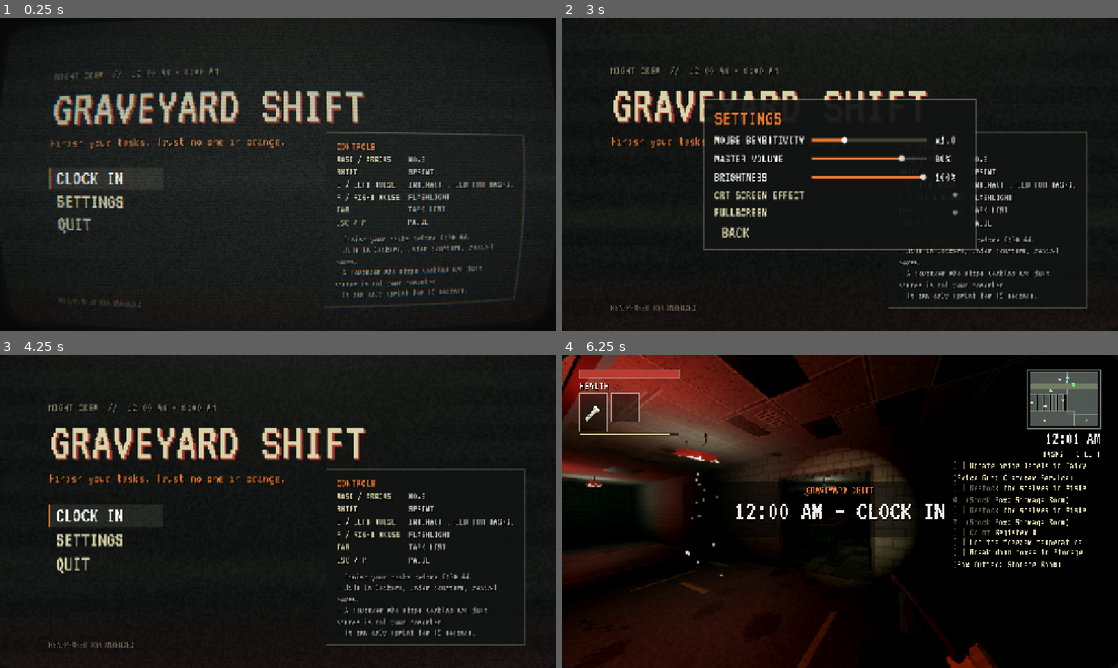
Above: before the commit, frames 1-4 (two rows, left to right).
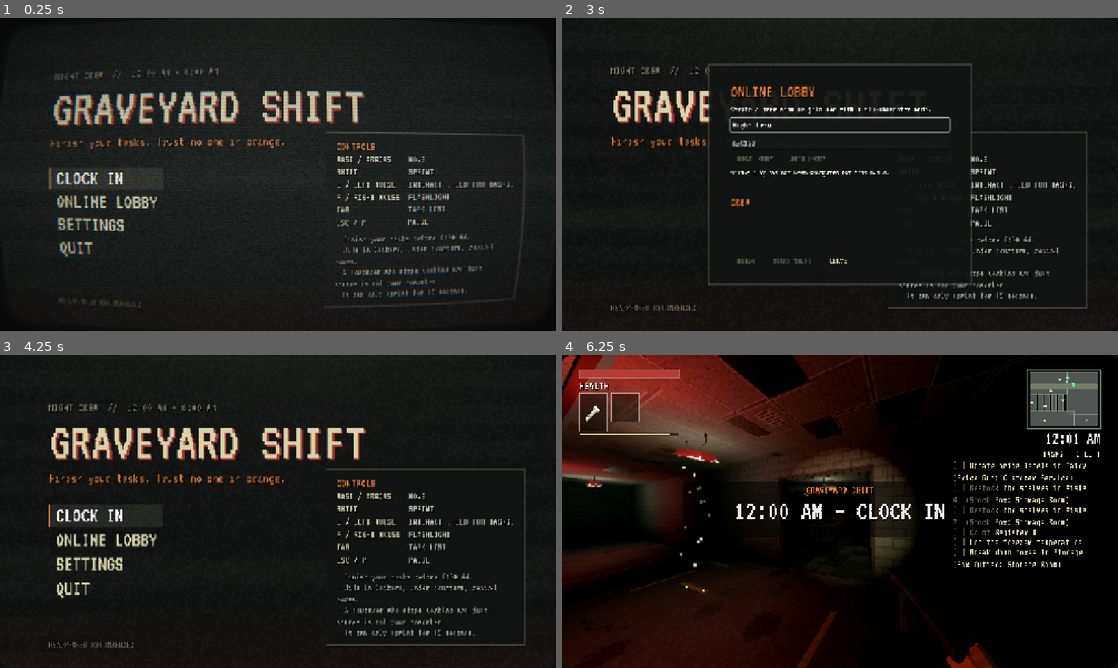
Above: after the commit, the same moments.

Repository: jarmanper/TheBestProject3
Game: Godot game, scene res://scenes/main_menu.tscn
The game is run twice, just before and just after one commit, with the same random seed, the same clock (stepped at 60 frames per second) and the same inputs.
Inputs (mouse positions are in pixels of both pictures, inside the frame that each line leads up to):
- Up to frame 1 (0.25 s): no input
- Up to frame 2 (3 s): click "SETTINGS" at 0.5 s; click "CRT SCREEN EFFECT" at 1.25 s; click "BACK" at 2 s; click (673, 202) at 2.75 s, where only the run after the commit has a clickable "ONLINE LOBBY"
- Up to frame 3 (4.25 s): click "BACK" (after the commit: "LEAVE") at 3.5 s
- Up to frame 4 (6.25 s): tap Enter at 4.25 s; move the mouse to (962, 495) at 4.27 s; hold D (move_right) 4.28-5.03 s; tap F (flashlight) at 4.35 s; click (962, 495) at 4.42 s; move the mouse to (812, 511) at 5.02 s; hold W (move_forward) from 5.03 s (still down); tap E (interact) at 5.1 s; click (812, 511) at 5.17 s; move the mouse to (851, 505) at 5.77 s; hold Shift (sprint) from 5.78 s (still down); click (851, 505) at 5.92 s

The runs differ from the first frame. In frame 1, 1.1% of the frame differs, in the area x 10-29%, y 56-77%; in frame 2, 6.5%, in the area x 25-75%, y 14-86%; in frame 3, 0.9%; in frame 4, 0.1%.

Commit message:
multiplayer: add WebRTC lobby foundation

Diff:
--- /dev/null
+++ b/config/multiplayer.example.json
@@ -0,0 +1,14 @@
+{
+  "signaling_url": "wss://signal.example.com",
+  "max_players": 4,
+  "ice_servers": [
+    {
+      "urls": ["stun:turn.example.com:3478"]
+    },
+    {
+      "urls": ["turns:turn.example.com:5349?transport=tcp"],
+      "username": "REPLACE_WITH_TURN_USERNAME",
+      "credential": "REPLACE_WITH_TURN_CREDENTIAL"
+    }
+  ]
+}
--- a/project.godot
+++ b/project.godot
@@ -21,6 +21,7 @@
 GameState="*res://autoload/game_state.gd"
 Sfx="*res://autoload/sfx.gd"
 Tasks="*res://systems/environment/task_manager.gd"
+MultiplayerSession="*res://systems/network/multiplayer_session.gd"
 
 [display]
 
--- /dev/null
+++ b/systems/network/multiplayer_config.gd
@@ -0,0 +1,80 @@
+extends RefCounted
+## Validated, export-safe WebRTC connection settings. The generated production
+## file is intentionally ignored: every browser can read a Web export's PCK.
+
+const PATH := "res://config/multiplayer.json"
+const DEFAULT_MAX_PLAYERS := 4
+
+var signaling_url := ""
+var ice_servers: Array[Dictionary] = []
+var max_players := DEFAULT_MAX_PLAYERS
+var validation_error := ""
+
+
+func load_config(path := PATH) -> void:
+	if not FileAccess.file_exists(path):
+		validation_error = "Online play has not been configured for this build."
+		return
+	var parsed: Variant = JSON.parse_string(FileAccess.get_file_as_string(path))
+	if not parsed is Dictionary:
+		validation_error = "Online play configuration is not valid JSON."
+		return
+	apply_dictionary(parsed)
+
+
+func apply_dictionary(data: Dictionary) -> void:
+	signaling_url = String(data.get("signaling_url", "")).strip_edges()
+	max_players = clampi(int(data.get("max_players", DEFAULT_MAX_PLAYERS)), 2, 8)
+	ice_servers.clear()
+	validation_error = ""
+	var raw_servers: Variant = data.get("ice_servers", [])
+	if raw_servers is Array:
+		for raw_server: Variant in raw_servers:
+			if not raw_server is Dictionary:
+				continue
+			var urls: Array[String] = []
+			var raw_urls: Variant = raw_server.get("urls", [])
+			if raw_urls is String:
+				urls.append(raw_urls)
+			elif raw_urls is Array:
+				for url: Variant in raw_urls:
+					if url is String and not String(url).strip_edges().is_empty():
+						urls.append(String(url).strip_edges())
+			if urls.is_empty():
+				continue
+			var server: Dictionary = {"urls": urls}
+			var username := String(raw_server.get("username", "")).strip_edges()
+			var credential := String(raw_server.get("credential", ""))
+			if not username.is_empty():
+				server["username"] = username
+			if not credential.is_empty():
+				server["credential"] = credential
+			ice_servers.append(server)
+	_validate()
+
+
+func is_ready() -> bool:
+	return validation_error.is_empty()
+
+
+func webrtc_options() -> Dictionary:
+	return {"iceServers": ice_servers}
+
+
+func _validate() -> void:
+	if not signaling_url.begins_with("wss://"):
+		validation_error = "The signaling URL must use wss://."
+		return
+	if ice_servers.is_empty():
+		validation_error = "At least one STUN or TURN server is required."
+		return
+	var has_turn := false
+	for server in ice_servers:
+		for url: String in server.get("urls", []):
+			if url.begins_with("turn:") or url.begins_with("turns:"):
+				has_turn = true
+				if String(server.get("username", "")).is_empty() or String(server.get("credential", "")).is_empty():
+					validation_error = "TURN requires a username and credential."
+					return
+	if not has_turn:
+		validation_error = "A TURN server is required for reliable online play."
--- /dev/null
+++ b/systems/network/multiplayer_session.gd
@@ -0,0 +1,292 @@
+extends Node
+## Browser WebRTC lobby client. The signaling server only creates rooms and
+## relays SDP/ICE; gameplay packets travel peer-to-peer through WebRTC.
+
+signal status_changed(text: String)
+signal lobby_updated(lobby_code: String, members: Array[Dictionary], host_peer_id: int)
+signal connection_failed(reason: String)
+signal match_started
+
+const PROTOCOL_VERSION := 1
+const MultiplayerConfigData := preload("res://systems/network/multiplayer_config.gd")
+
+enum State { OFFLINE, CONNECTING, IN_LOBBY, MATCH_READY }
+
+var config: Variant = MultiplayerConfigData.new()
+var state := State.OFFLINE
+var local_peer_id := 0
+var host_peer_id := 0
+var lobby_code := ""
+
+var _socket: WebSocketPeer
+var _pending_request: Dictionary = {}
+var _members: Array[Dictionary] = []
+var _connections: Dictionary[int, Object] = {}
+var _mesh: MultiplayerPeer
+
+
+func _ready() -> void:
+	process_mode = Node.PROCESS_MODE_ALWAYS
+	refresh_configuration()
+
+
+func _process(_delta: float) -> void:
+	if _socket == null:
+		return
+	_socket.poll()
+	var socket_state := _socket.get_ready_state()
+	if state == State.CONNECTING:
+		if socket_state == WebSocketPeer.STATE_OPEN:
+			state = State.IN_LOBBY
+			_send(_pending_request)
+			_pending_request.clear()
+			_set_status("Connected to lobby service.")
+		elif socket_state == WebSocketPeer.STATE_CLOSED:
+			_fatal_fail("Could not connect to the lobby service.")
+			return
+	if socket_state != WebSocketPeer.STATE_OPEN:
+		return
+	while _socket.get_available_packet_count() > 0:
+		var payload: Variant = JSON.parse_string(_socket.get_packet().get_string_from_utf8())
+		if payload is Dictionary:
+			_handle_message(payload)
+
+
+func refresh_configuration() -> void:
+	config = MultiplayerConfigData.new()
+	config.load_config()
+	if not config.is_ready():
+		_set_status(config.validation_error)
+
+
+func is_configured() -> bool:
+	return config.is_ready()
+
+
+func configuration_error() -> String:
+	return config.validation_error
+
+
+func members() -> Array[Dictionary]:
+	return _members.duplicate(true)
+
+
+func is_host() -> bool:
+	return local_peer_id != 0 and local_peer_id == host_peer_id
+
+
+func create_lobby(display_name: String) -> void:
+	_begin({"type": "create", "name": _clean_name(display_name), "protocol": PROTOCOL_VERSION})
+
+
+func join_lobby(code: String, display_name: String) -> void:
+	_begin({
+		"type": "join",
+		"lobby": code.strip_edges().to_upper(),
+		"name": _clean_name(display_name),
+		"protocol": PROTOCOL_VERSION,
+	})
+
+
+func set_ready(ready: bool) -> void:
+	if state < State.IN_LOBBY or local_peer_id == 0:
+		return
+	_send({"type": "ready", "ready": ready})
+
+
+func start_match() -> void:
+	if not is_host():
+		_report_error("Only the lobby host can start the shift.")
+		return
+	_send({"type": "start"})
+
+
+func leave_lobby() -> void:
+	if _socket != null and _socket.get_ready_state() == WebSocketPeer.STATE_OPEN:
+		_send({"type": "leave"})
+		_socket.close()
+	_socket = null
+	_reset_transport()
+	_members.clear()
+	lobby_code = ""
+	local_peer_id = 0
+	host_peer_id = 0
+	state = State.OFFLINE
+	_set_status("Online lobby closed.")
+
+
+func _begin(request: Dictionary) -> void:
+	leave_lobby()
+	refresh_configuration()
+	if not config.is_ready():
+		_report_error(config.validation_error)
+		return
+	_pending_request = request
+	_socket = WebSocketPeer.new()
+	var error := _socket.connect_to_url(config.signaling_url)
+	if error != OK:
+		_fatal_fail("Could not open the secure lobby connection: %s" % error_string(error))
+		return
+	state = State.CONNECTING
+	_set_status("Connecting to lobby service…")
+
+
+func _handle_message(message: Dictionary) -> void:
+	match String(message.get("type", "")):
+		"lobby_state":
+			_apply_lobby_state(message)
+		"signal":
+			var data: Variant = message.get("data", {})
+			if data is Dictionary:
+				_handle_webrtc_signal(int(message.get("from", 0)), data)
+		"match_started":
+			state = State.MATCH_READY
+			_set_status("All peers are connected. The shift can begin.")
+			match_started.emit()
+		"lobby_closed":
+			_fatal_fail("The host closed the lobby.")
+		"error":
+			_report_error(String(message.get("message", "The lobby service rejected that request.")))
+
+
+func _apply_lobby_state(message: Dictionary) -> void:
+	lobby_code = String(message.get("lobby", ""))
+	local_peer_id = int(message.get("self", 0))
+	host_peer_id = int(message.get("host", 0))
+	_members.clear()
+	var raw_members: Variant = message.get("members", [])
+	if raw_members is Array:
+		for member: Variant in raw_members:
+			if member is Dictionary:
+				_members.append(member)
+	_sync_webrtc_mesh()
+	lobby_updated.emit(lobby_code, members(), host_peer_id)
+	_set_status("Lobby %s — %d/%d crew connected." % [lobby_code, _members.size(), config.max_players])
+
+
+func _sync_webrtc_mesh() -> void:
+	if local_peer_id <= 0 or not ClassDB.class_exists(&"WebRTCMultiplayerPeer") or not ClassDB.class_exists(&"WebRTCPeerConnection"):
+		return
+	if _mesh == null:
+		var candidate: Object = ClassDB.instantiate(&"WebRTCMultiplayerPeer")
+		if not candidate is MultiplayerPeer:
+			_fatal_fail("This build does not include the WebRTC transport.")
+			return
+		_mesh = candidate as MultiplayerPeer
+		var create_error: int = _mesh.call(&"create_mesh", local_peer_id)
+		if create_error != OK:
+			_fatal_fail("Could not initialize WebRTC: %s" % error_string(create_error))
+			return
+		multiplayer.multiplayer_peer = _mesh
+	var active_peer_ids: Dictionary[int, bool] = {}
+	for member in _members:
+		var peer_id: int = int(member.get("id", 0))
+		if peer_id <= 0 or peer_id == local_peer_id:
+			continue
+		active_peer_ids[peer_id] = true
+		# The lower ID offers, so every pair negotiates exactly once.
+		if local_peer_id < peer_id and not _connections.has(peer_id):
+			var connection := _make_connection(peer_id)
+			if connection != null:
+				connection.call(&"create_offer")
+	for peer_id in _connections.keys():
+		if not active_peer_ids.has(peer_id):
+			_mesh.call(&"remove_peer", peer_id)
+			_connections.erase(peer_id)
+
+
+func _make_connection(peer_id: int) -> Object:
+	if _connections.has(peer_id):
+		return _connections[peer_id]
+	var connection: Object = ClassDB.instantiate(&"WebRTCPeerConnection")
+	if connection == null:
+		_fatal_fail("This build does not include WebRTCPeerConnection.")
+		return null
+	var initialize_error: int = connection.call(&"initialize", config.webrtc_options())
+	if initialize_error != OK:
+		_fatal_fail("Could not configure ICE servers: %s" % error_string(initialize_error))
+		return null
+	connection.connect(&"session_description_created", _on_session_description_created.bind(peer_id))
+	connection.connect(&"ice_candidate_created", _on_ice_candidate_created.bind(peer_id))
+	var add_error: int = _mesh.call(&"add_peer", connection, peer_id)
+	if add_error != OK:
+		_fatal_fail("Could not add WebRTC peer: %s" % error_string(add_error))
+		return null
+	_connections[peer_id] = connection
+	return connection
+
+
+func _handle_webrtc_signal(from_peer: int, data: Dictionary) -> void:
+	if from_peer <= 0 or from_peer == local_peer_id:
+		return
+	var kind := String(data.get("kind", ""))
+	var connection := _connections.get(from_peer) as Object
+	if connection == null and kind == "offer":
+		connection = _make_connection(from_peer)
+	if connection == null:
+		return
+	match kind:
+		"offer":
+			connection.call(&"set_remote_description", "offer", String(data.get("sdp", "")))
+			connection.call(&"create_answer")
+		"answer":
+			connection.call(&"set_remote_description", "answer", String(data.get("sdp", "")))
+		"candidate":
+			connection.call(&"add_ice_candidate", String(data.get("media", "")), int(data.get("index", 0)), String(data.get("candidate", "")))
+
+
+func _on_session_description_created(kind: String, sdp: String, peer_id: int) -> void:
+	var connection := _connections.get(peer_id) as Object
+	if connection == null:
+		return
+	connection.call(&"set_local_description", kind, sdp)
+	_send_webrtc_signal(peer_id, {"kind": kind, "sdp": sdp})
+
+
+func _on_ice_candidate_created(media: String, index: int, candidate: String, peer_id: int) -> void:
+	_send_webrtc_signal(peer_id, {"kind": "candidate", "media": media, "index": index, "candidate": candidate})
+
+
+func _send_webrtc_signal(peer_id: int, data: Dictionary) -> void:
+	_send({"type": "signal", "to": peer_id, "data": data})
+
+
+func _send(message: Dictionary) -> void:
+	if _socket != null and _socket.get_ready_state() == WebSocketPeer.STATE_OPEN:
+		_socket.send_text(JSON.stringify(message))
+
+
+func _reset_transport() -> void:
+	if _mesh != null:
+		_mesh.call(&"close")
+		if multiplayer.multiplayer_peer == _mesh:
+			multiplayer.multiplayer_peer = OfflineMultiplayerPeer.new()
+	_mesh = null
+	_connections.clear()
+
+
+func _clean_name(value: String) -> String:
+	var cleaned := value.strip_edges().substr(0, 20)
+	return cleaned if not cleaned.is_empty() else "Night Crew"
+
+
+func _set_status(text: String) -> void:
+	status_changed.emit(text)
+
+
+func _report_error(reason: String) -> void:
+	_set_status(reason)
+	connection_failed.emit(reason)
+
+
+func _fatal_fail(reason: String) -> void:
+	if _socket != null:
+		_socket.close()
+	_socket = null
+	_reset_transport()
+	_members.clear()
+	lobby_code = ""
+	local_peer_id = 0
+	host_peer_id = 0
+	state = State.OFFLINE
+	_report_error(reason)
--- /dev/null
+++ b/tests/network/test_multiplayer_config.gd
@@ -0,0 +1,50 @@
+extends TestCase
+## Configuration tests are independent of the browser-only WebRTC classes, so
+## they also protect the GitHub Actions headless run.
+
+const MultiplayerConfigData := preload("res://systems/network/multiplayer_config.gd")
+
+
+func _config(data: Dictionary) -> Variant:
+	var config: Variant = MultiplayerConfigData.new()
+	config.apply_dictionary(data)
+	return config
+
+
+func test_accepts_secure_signaling_with_stun_and_turn() -> void:
+	var config: Variant = _config({
+		"signaling_url": "wss://signal.example.com",
+		"max_players": 4,
+		"ice_servers": [
+			{"urls": "stun:stun.example.com:3478"},
+			{
+				"urls": ["turns:turn.example.com:5349?transport=tcp"],
+				"username": "crew",
+				"credential": "temporary-token",
+			},
+		],
+	})
+	assert_true(config.is_ready())
+	assert_eq(config.max_players, 4)
+	assert_eq(config.webrtc_options().iceServers.size(), 2)
+
+
+func test_rejects_insecure_signaling() -> void:
+	var config: Variant = _config({
+		"signaling_url": "ws://signal.example.com",
+		"ice_servers": [{"urls": "stun:stun.example.com:3478"}],
+	})
+	assert_false(config.is_ready())
+	assert_true(config.validation_error.contains("wss://"))
+
+
+func test_requires_turn_credentials() -> void:
+	var config: Variant = _config({
+		"signaling_url": "wss://signal.example.com",
+		"ice_servers": [
+			{"urls": "stun:stun.example.com:3478"},
+			{"urls": "turns:turn.example.com:5349?transport=tcp"},
+		],
+	})
+	assert_false(config.is_ready())
+	assert_true(config.validation_error.contains("TURN requires"))
--- a/tests/ui/test_menus.gd
+++ b/tests/ui/test_menus.gd
@@ -70,6 +70,7 @@
 	await wait_frames(1)
 	var texts := menu.get_button_texts()
 	assert_true(texts.has("CLOCK IN"))
+	assert_true(texts.has("ONLINE LOBBY"))
 	assert_true(texts.has("SETTINGS"))
 	assert_eq(texts.has("QUIT"), not OS.has_feature("web"), "QUIT hidden only on web")
 	assert_eq(menu.get_title_text(), Catalog.GAME_TITLE)
--- /dev/null
+++ b/ui/menus/lobby_panel.gd
@@ -0,0 +1,187 @@
+extends PanelContainer
+## Pre-game WebRTC lobby UI. The lobby is intentionally kept separate from
+## gameplay replication so every online shift begins from a known roster.
+
+signal closed
+
+var _name_edit: LineEdit
+var _code_edit: LineEdit
+var _status: Label
+var _roster: VBoxContainer
+var _host: Button
+var _join: Button
+var _ready_button: Button
+var _start: Button
+
+
+func _ready() -> void:
+	set_anchors_and_offsets_preset(Control.PRESET_CENTER)
+	offset_left = -300.0
+	offset_right = 300.0
+	offset_top = -250.0
+	offset_bottom = 250.0
+	visible = false
+	_build()
+	_connect_session()
+
+
+func _exit_tree() -> void:
+	var session := _session()
+	if session == null:
+		return
+	for connection: Array in [
+		[&"status_changed", _on_status_changed],
+		[&"lobby_updated", _on_lobby_updated],
+		[&"connection_failed", _on_connection_failed],
+		[&"match_started", _on_match_started],
+	]:
+		if session.is_connected(connection[0], connection[1]):
+			session.disconnect(connection[0], connection[1])
+
+
+func open() -> void:
+	visible = true
+	_call_session(&"refresh_configuration")
+	_name_edit.grab_focus()
+	_refresh()
+
+
+func close() -> void:
+	_call_session(&"leave_lobby")
+	visible = false
+	closed.emit()
+
+
+func _build() -> void:
+	var margin := MarginContainer.new()
+	margin.add_theme_constant_override(&"margin_left", 28)
+	margin.add_theme_constant_override(&"margin_right", 28)
+	margin.add_theme_constant_override(&"margin_top", 24)
+	margin.add_theme_constant_override(&"margin_bottom", 24)
+	add_child(margin)
+	var column := VBoxContainer.new()
+	column.add_theme_constant_override(&"separation", 10)
+	margin.add_child(column)
+	var title := Label.new()
+	title.text = "ONLINE LOBBY"
+	title.add_theme_font_size_override(&"font_size", 40)
+	title.add_theme_color_override(&"font_color", Catalog.COLOR_ORANGE)
+	column.add_child(title)
+	var subtitle := Label.new()
+	subtitle.text = "Create a crew room or join one with a six-character code."
+	subtitle.autowrap_mode = TextServer.AUTOWRAP_WORD_SMART
+	subtitle.add_theme_font_size_override(&"font_size", 20)
+	column.add_child(subtitle)
+	_name_edit = _field("YOUR CALLSIGN", "Night Crew")
+	column.add_child(_name_edit)
+	_code_edit = _field("LOBBY CODE", "ABC123")
+	_code_edit.max_length = 6
+	column.add_child(_code_edit)
+	var actions := HBoxContainer.new()
+	actions.add_theme_constant_override(&"separation", 8)
+	column.add_child(actions)
+	_host = _button("HOST LOBBY", func() -> void: _call_session(&"create_lobby", [_name_edit.text]))
+	_join = _button("JOIN LOBBY", func() -> void: _call_session(&"join_lobby", [_code_edit.text, _name_edit.text]))
+	actions.add_child(_host)
+	actions.add_child(_join)
+	_status = Label.new()
+	_status.autowrap_mode = TextServer.AUTOWRAP_WORD_SMART
+	_status.custom_minimum_size.y = 52
+	_status.add_theme_font_size_override(&"font_size", 18)
+	column.add_child(_status)
+	var roster_title := Label.new()
+	roster_title.text = "CREW"
+	roster_title.add_theme_color_override(&"font_color", Catalog.COLOR_ORANGE)
+	column.add_child(roster_title)
+	_roster = VBoxContainer.new()
+	_roster.custom_minimum_size.y = 88
+	column.add_child(_roster)
+	var lobby_actions := HBoxContainer.new()
+	lobby_actions.add_theme_constant_override(&"separation", 8)
+	column.add_child(lobby_actions)
+	_ready_button = _button("READY", func() -> void: _call_session(&"set_ready", [true]))
+	_start = _button("START SHIFT", func() -> void: _call_session(&"start_match"))
+	var leave := _button("LEAVE", close)
+	lobby_actions.add_child(_ready_button)
+	lobby_actions.add_child(_start)
+	lobby_actions.add_child(leave)
+
+
+func _field(label_text: String, placeholder: String) -> LineEdit:
+	var field := LineEdit.new()
+	field.placeholder_text = label_text
+	field.text = placeholder
+	field.add_theme_font_size_override(&"font_size", 22)
+	return field
+
+
+func _button(text: String, action: Callable) -> Button:
+	var button := Button.new()
+	button.text = text
+	button.add_theme_font_size_override(&"font_size", 20)
+	button.pressed.connect(func() -> void:
+		_play_ui_sound(&"ui_click")
+		action.call())
+	button.mouse_entered.connect(func() -> void: _play_ui_sound(&"ui_hover", -10.0))
+	return button
+
+
+func _on_status_changed(text: String) -> void:
+	_status.text = text
+	_refresh()
+
+
+func _on_lobby_updated(_code: String, members: Array[Dictionary], host_id: int) -> void:
+	for child in _roster.get_children():
+		child.queue_free()
+	for member in members:
+		var line := Label.new()
+		var role := "HOST" if int(member.get("id", 0)) == host_id else ("READY" if member.get("ready", false) else "NOT READY")
+		line.text = "%s  —  %s" % [String(member.get("name", "Night Crew")), role]
+		line.add_theme_font_size_override(&"font_size", 18)
+		_roster.add_child(line)
+	_refresh()
+
+
+func _on_connection_failed(_reason: String) -> void:
+	_refresh()
+
+
+func _on_match_started() -> void:
+	_status.text = "Network session ready. Gameplay synchronization is the next integration step."
+	_refresh()
+
+
+func _refresh() -> void:
+	var session := _session()
+	var configured := session != null and bool(session.call(&"is_configured"))
+	var in_lobby := session != null and not String(session.get(&"lobby_code")).is_empty()
+	_host.disabled = not configured or in_lobby
+	_join.disabled = not configured or in_lobby
+	_ready_button.disabled = not in_lobby
+	_start.disabled = not in_lobby or session == null or not bool(session.call(&"is_host"))
+
+
+func _session() -> Node:
+	return get_tree().root.get_node_or_null(^"MultiplayerSession")
+
+
+func _connect_session() -> void:
+	var session := _session()
+	if session == null:
+		return
+	session.connect(&"status_changed", _on_status_changed)
+	session.connect(&"lobby_updated", _on_lobby_updated)
+	session.connect(&"connection_failed", _on_connection_failed)
+	session.connect(&"match_started", _on_match_started)
+
+
+func _call_session(method: StringName, args: Array = []) -> Variant:
+	var session := _session()
+	return session.callv(method, args) if session != null else null
+
+
+func _play_ui_sound(sound_id: StringName, volume_db := 0.0) -> void:
+	var sfx := get_tree().root.get_node_or_null(^"Sfx")
+	if sfx != null:
+		sfx.call(&"play", sound_id, volume_db)
--- a/ui/menus/main_menu.gd
+++ b/ui/menus/main_menu.gd
@@ -8,6 +8,7 @@
 const BACKGROUND_SHADER := preload("res://ui/menus/menu_background.gdshader")
 const POSTFX_SCENE := preload("res://ui/postfx/postfx.tscn")
 const SETTINGS_SCENE := preload("res://ui/menus/settings_panel.tscn")
+const LOBBY_PANEL := preload("res://ui/menus/lobby_panel.gd")
 
 const CONTROLS := [
 	["WASD / ARROWS", "MOVE"],
@@ -27,6 +28,7 @@
 var _title: Label
 var _buttons: VBoxContainer
 var _settings: SettingsPanel
+var _lobby: Node
 var _music: AudioStreamPlayer
 var _flicker := 0.0
 
@@ -123,6 +125,9 @@
 	_buttons.add_theme_constant_override(&"separation", 4)
 	column.add_child(_buttons)
 	_button("CLOCK IN", _clock_in)
+	_button("ONLINE LOBBY", func() -> void:
+		_buttons.visible = false
+		_lobby.call(&"open"))
 	_button("SETTINGS", func() -> void:
 		_buttons.visible = false
 		_settings.open())
@@ -185,6 +190,11 @@
 	_settings.closed.connect(func() -> void:
 		_buttons.visible = true
 		(_buttons.get_child(0) as Button).grab_focus())
+	_lobby = LOBBY_PANEL.new()
+	add_child(_lobby)
+	_lobby.connect(&"closed", func() -> void:
+		_buttons.visible = true
+		(_buttons.get_child(0) as Button).grab_focus())
 
 
 func _button(text: String, action: Callable) -> Button:
Not shown, added: services/multiplayer/docker-compose.yml
Not shown, added: services/multiplayer/signaling/package-lock.json
Not shown, added: services/multiplayer/signaling/package.json
Not shown, added: systems/network/multiplayer_config.gd.uid
Not shown, added: systems/network/multiplayer_session.gd.uid
Not shown, added: tests/network/test_multiplayer_config.gd.uid
Not shown, added: ui/menus/lobby_panel.gd.uid
Not shown, changed: .github/workflows/deploy-pages.yml
Not shown, changed: docs/ARCHITECTURE.md
Not shown, added: docs/MULTIPLAYER.md
Not shown, added: services/multiplayer/.env.example
